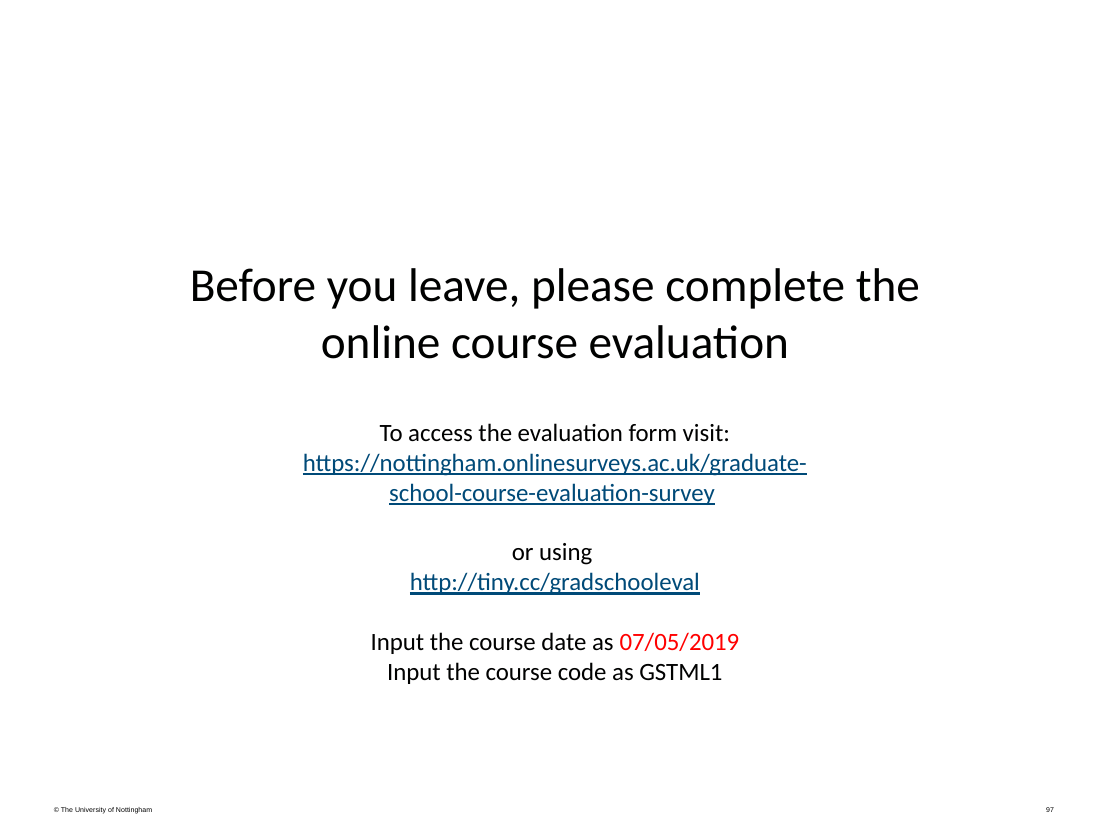
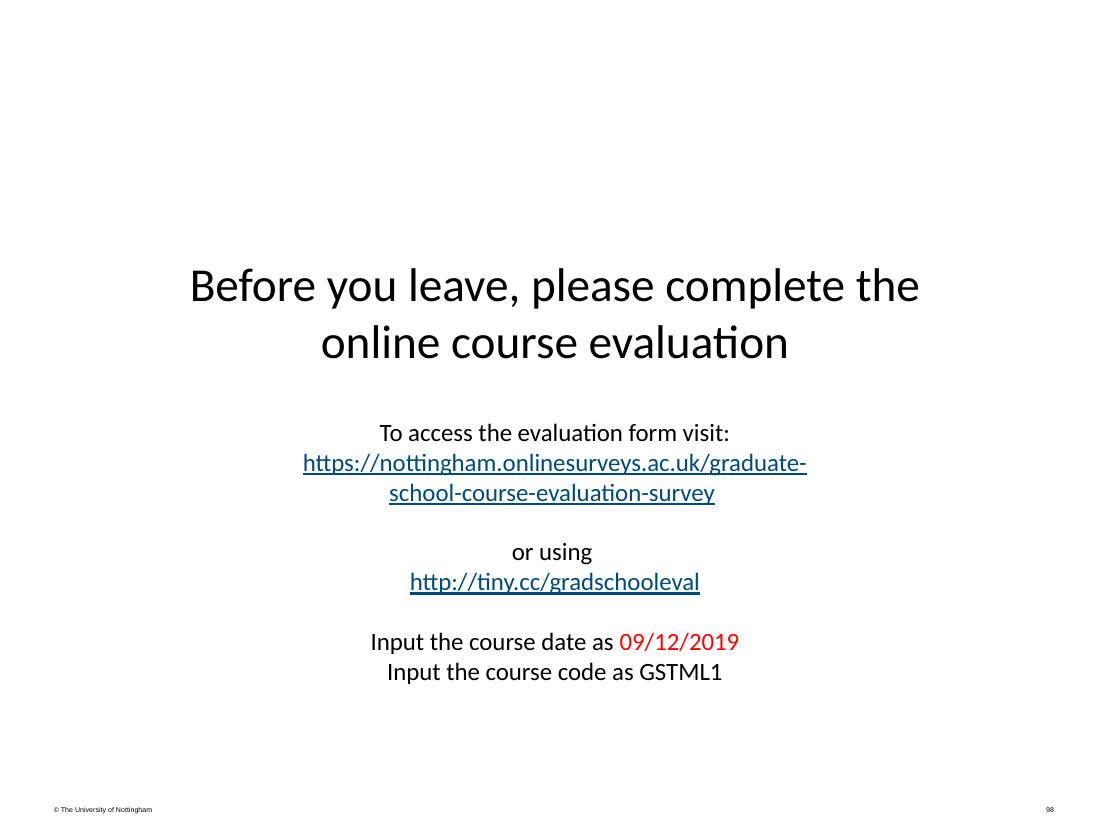
Before and after one commit to louisepb/MatlabBasicCourse, a slide deck: slide 98 of Introduction to MATLAB for Engineers.pptx (slide 97 before the commit). Drawn at 1120x840 pixels with LibreOffice and Linux fonts; fonts in the diff are those of the drawing; background and template pictures are left out. Boxes give left, top, right and bottom in pixels: in the first picture for what was removed or moved away, otherwise in the second. Text is boxed around its words. In the diff, an @@ line names an element or a change of style, - is before the commit and + after.

```diff
--- a/Introduction to MATLAB for Engineers.pptx
+++ b/Introduction to MATLAB for Engineers.pptx
@@ subtitle at (371,632,740,654): text changed @@
-Input the course date as 07/05/2019
+Input the course date as 09/12/2019
@@ page number at (1046,807,1054,812): text changed @@
-97
+98
```
Also in this commit, not shown: 1 slide added, 5 other files.
